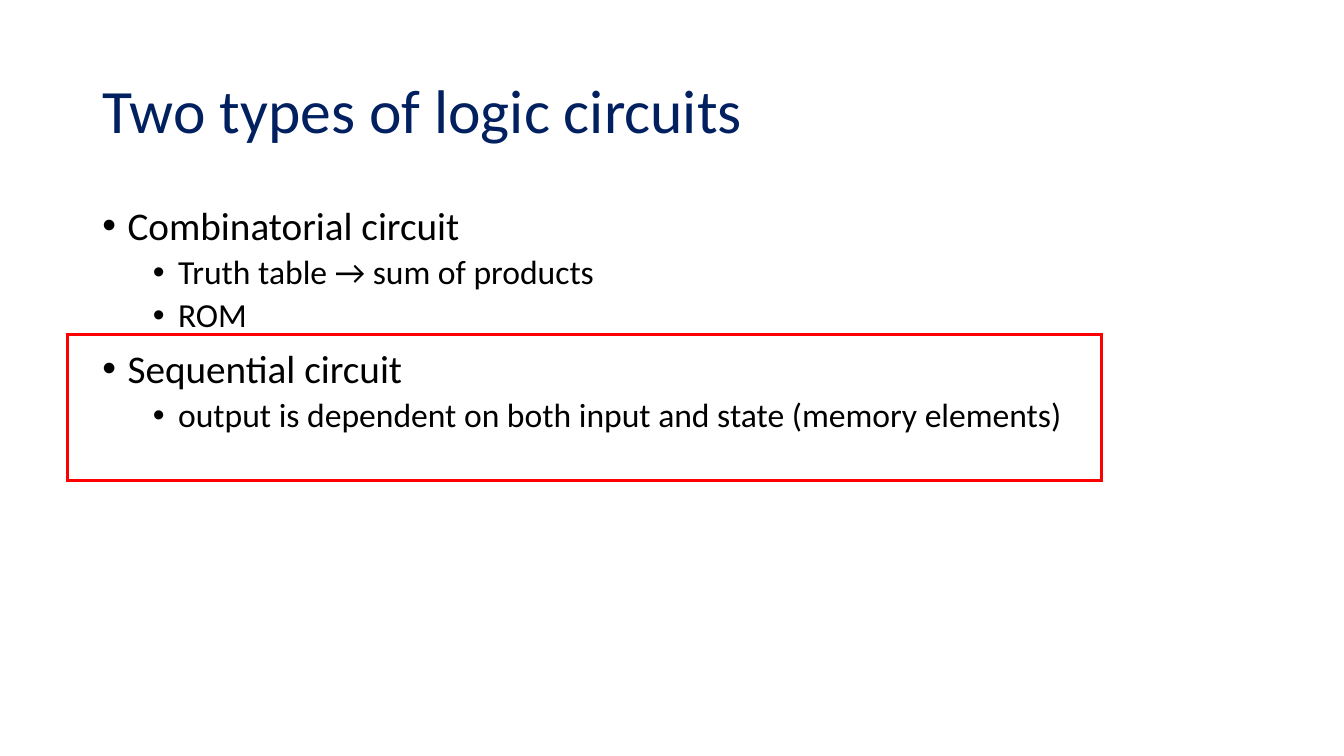
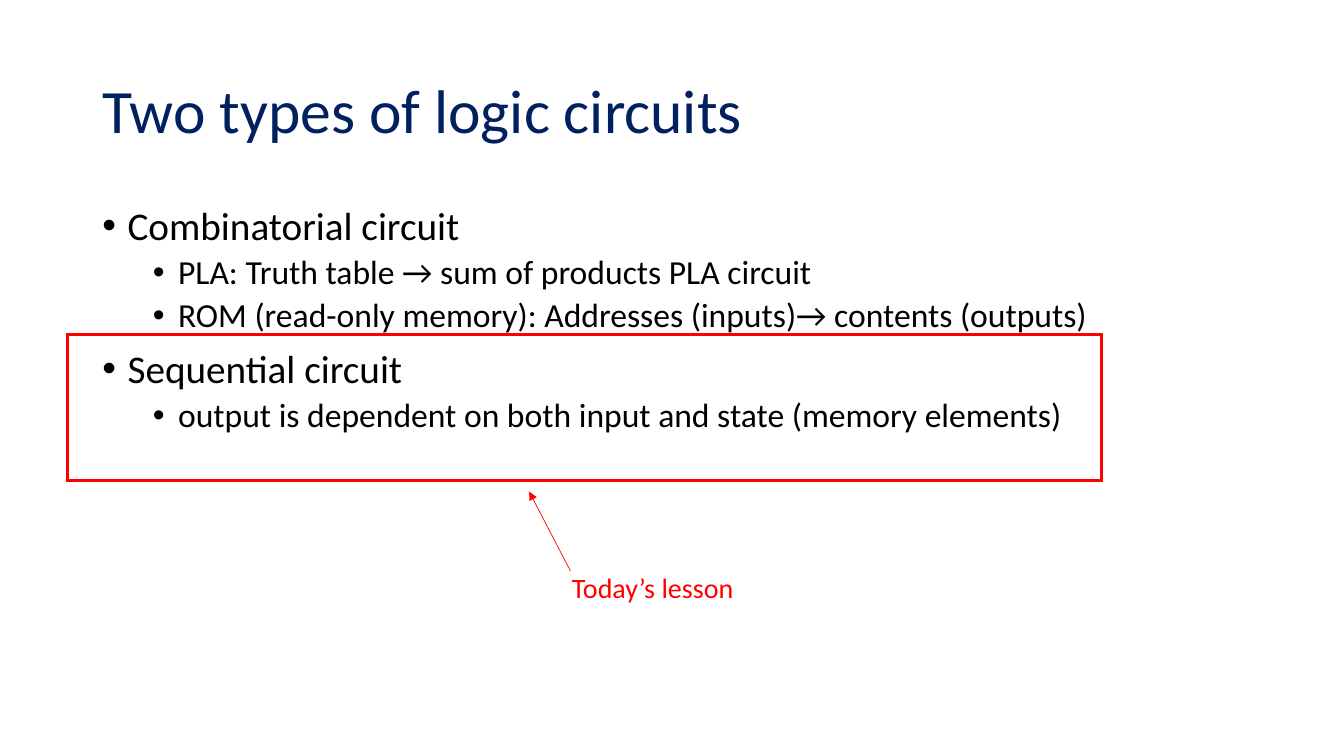
Before and after one commit to NYU-CSO/nyu-cso.github.io, a slide deck: slide 10 of notes/arch-seq.pptx (slide 7 before the commit). Drawn at 1344x756 pixels with LibreOffice and Linux fonts; fonts in the diff are those of the drawing. Boxes give left, top, right and bottom in pixels: in the first picture for what was removed or moved away, otherwise in the second. Text is boxed around its words. In the diff, an @@ line names an element or a change of style, - is before the commit and + after.

```diff
--- a/notes/arch-seq.pptx
+++ b/notes/arch-seq.pptx
@@ text at [178, 260, 1087, 336]: text changed @@
-  • Truth table → sum of products
-  • ROM
+  • PLA: Truth table → sum of products PLA circuit
+  • ROM (read-only memory): Addresses (inputs)→ contents (outputs)
@@ arrow added from (571, 571) to (529, 492), #FF0000 0.5 pt @@
@@ text added at [572, 578, 734, 603], 20 pt, text #FF0000 @@
+Today’s lesson
```
Also in this commit, not shown: 17 other slides changed, 7 slides added, 1 slide removed, 1 other file.
